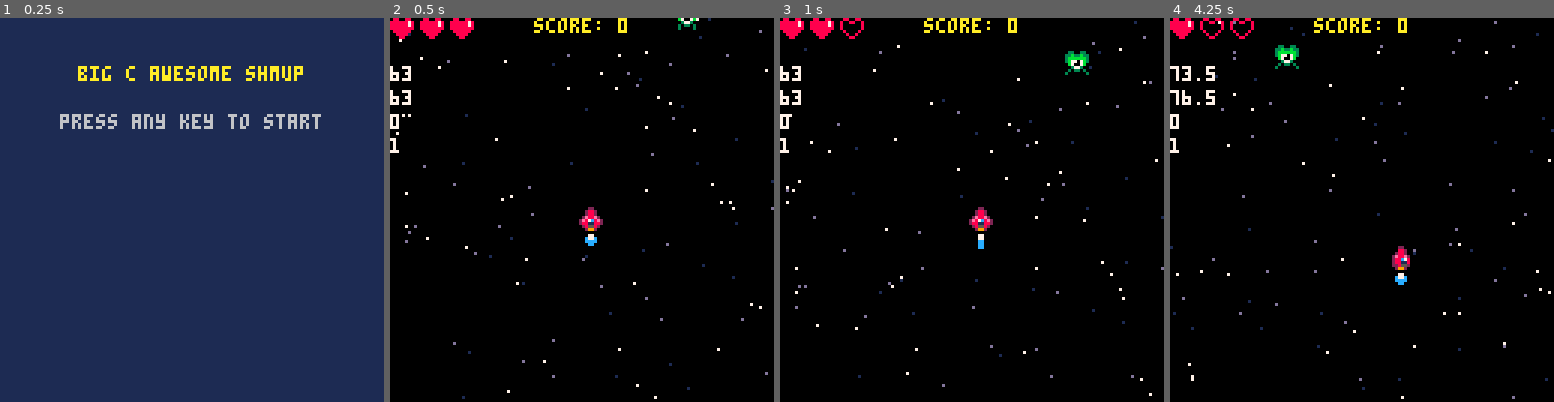
Above: before the commit, frames 1-4 (left to right).
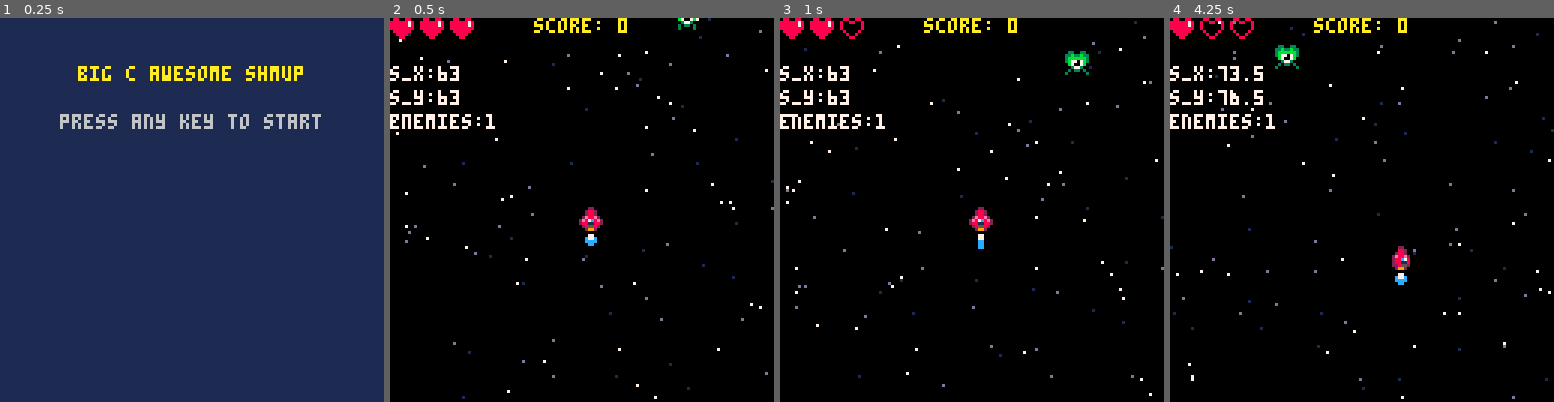
Above: after the commit, the same moments.

Repository: nascimento-cesar/pico-kombat-2
Game: PICO-8 cartridge shmup/shmup.p8
Same seed, same stepped clock (60 frames per second), same inputs: the game is played once before the commit and once after it.
Inputs:
- Up to frame 1 (0.25 s): no input
- Up to frame 2 (0.5 s): tap X (X key) at 0.33 s
- Up to frame 3 (1 s): tap O (Z key) at 0.7 s
- Up to frame 4 (4.25 s): tap X (X key) at 1.07, 1.85, 2.97, 4.08 s; hold Right 1.6-2.1 s; tap O (Z key) every 0.4 s from 1.7 to 4.1 s; hold Up 2.15-2.42 s; hold Right 2.47-3.03 s; hold Left 3.08-3.58 s; hold Down 3.63-3.97 s; hold Right from 4.02 s (still down)

Frame 1 is identical in both runs. In frame 2, 1.0% of the frame differs, in the area x 0-28%, y 12-36%; in frame 3, 1.0%; in frame 4, 1.3%.

Commit message:
feat(shmup): create explosion animation

Diff:
--- a/shmup/draw.lua
+++ b/shmup/draw.lua
@@ -16,6 +16,7 @@
   draw_ship()
   draw_bullet()
   draw_enemies()
+  draw_explosions()
   draw_debug()
 end
 
@@ -34,11 +35,11 @@
 
 function draw_init_instructions()
   local instructions = "press any key to start"
-  print(instructions, hcenter(instructions), tile_h * 4, current_blink_color)
-  current_blink_color += .2
+  print(instructions, hcenter(instructions), tile_h * 4, text_blink_color)
+  text_blink_color += .2
 
-  if current_blink_color > 7 then
-    current_blink_color = 5
+  if text_blink_color > 7 then
+    text_blink_color = 5
   end
 end
 
@@ -114,13 +115,33 @@
       enemy.sprite_i += animation_speed
     end
 
+    if enemy.flashing_speed > 0 then
+      enemy.flashing_speed -= 1
+
+      for i = 1, 15 do
+        pal(i, 7)
+      end
+    end
+
     spr(sprites.enemy[flr(enemy.sprite_i)], enemy.x, enemy.y)
+    pal()
+  end
+end
+
+function draw_explosions()
+  for explosion in all(explosions) do
+    spr(sprites.explosion[flr(explosion.sprite_i)], explosion.x - tile_w / 2, explosion.y - tile_h / 2, 2, 2)
+    local animation_speed = .5
+    explosion.sprite_i += animation_speed
+
+    if explosion.sprite_i > #sprites.explosion + animation_speed then
+      del(explosions, explosion)
+    end
   end
 end
 
 function draw_debug()
-  print(ship.x, 0, 16, 7)
-  print(ship.y, 0, 24, 7)
-  print(#bullets, 0, 32, 7)
-  print(#enemies, 0, 40, 7)
+  print("s_x:" .. ship.x, 0, 16, 7)
+  print("s_y:" .. ship.y, 0, 24, 7)
+  print("enemies:" .. #enemies, 0, 32, 7)
 end
--- a/shmup/init.lua
+++ b/shmup/init.lua
@@ -2,10 +2,12 @@
   set_global_vars()
   set_flags()
   set_sprites()
+  set_sounds()
   set_ship()
   set_bullets()
   set_stars()
   set_enemies()
+  set_explosions()
 end
 
 function set_global_vars()
@@ -25,7 +27,7 @@
   }
   current_mode = modes.start
   game_title = "big c awesome shmup"
-  current_blink_color = 5
+  text_blink_color = 5
 end
 
 function set_flags()
@@ -47,7 +49,17 @@
     lives = {
       default = 7,
       empty = 8
-    }
+    },
+    explosion = { 64, 66, 68, 70, 72 }
+  }
+end
+
+function set_sounds()
+  sounds = {
+    fire = 0,
+    hit = 1,
+    hit_kill = 2,
+    damage = 3
   }
 end
 
@@ -88,7 +100,13 @@
     sprite_i = 1,
     x = flr(rnd(128 - tile_w)),
     y = -tile_h,
-    points = 100
+    points = 100,
+    flashing_speed = 0,
+    hp = 2
   }
   add(enemies, new_enemy)
 end
+
+function set_explosions()
+  explosions = {}
+end
--- a/shmup/update.lua
+++ b/shmup/update.lua
@@ -67,7 +67,7 @@
 function handle_firing()
   if btn(❎) then
     if bullet_cooldown <= 0 then
-      sfx(0)
+      sfx(sounds.fire)
       local bullet_x, bullet_y = get_ship_front_axes()
       local new_bullet = {
         x = bullet_x,
@@ -90,15 +90,34 @@
       local hit = objects_collided(bullet, enemy)
 
       if hit then
-        sfx(1)
-        del(enemies, enemy)
-        score += enemy.points
-        set_enemies()
+        del(bullets, bullet)
+        enemy.hp -= 1
+        enemy.flashing_speed = 2
+
+        if enemy.hp > 0 then
+          sfx(sounds.hit)
+        else
+          sfx(sounds.hit_kill)
+          create_explosion(enemy)
+          del(enemies, enemy)
+          score += enemy.points
+          set_enemies()
+        end
       end
     end
 
     bullet.y -= bullet_speed
   end
+end
+
+function create_explosion(enemy)
+  add(
+    explosions, {
+      sprite_i = 1,
+      x = enemy.x,
+      y = enemy.y
+    }
+  )
 end
 
 function handle_enemies()
@@ -169,6 +188,7 @@
     local ship_collided = objects_collided(ship, enemy)
 
     if ship_collided and invincibility_frames <= 0 then
+      sfx(sounds.damage)
       lives -= 1
       invincibility_frames = 30
     end
Not shown, changed: 101 lines of the sprite sheet (__gfx__) section of shmup/shmup.p8
Not shown, changed: the music (__music__) section of shmup/shmup.p8
Not shown, changed: the sound effects (__sfx__) section of shmup/shmup.p8
